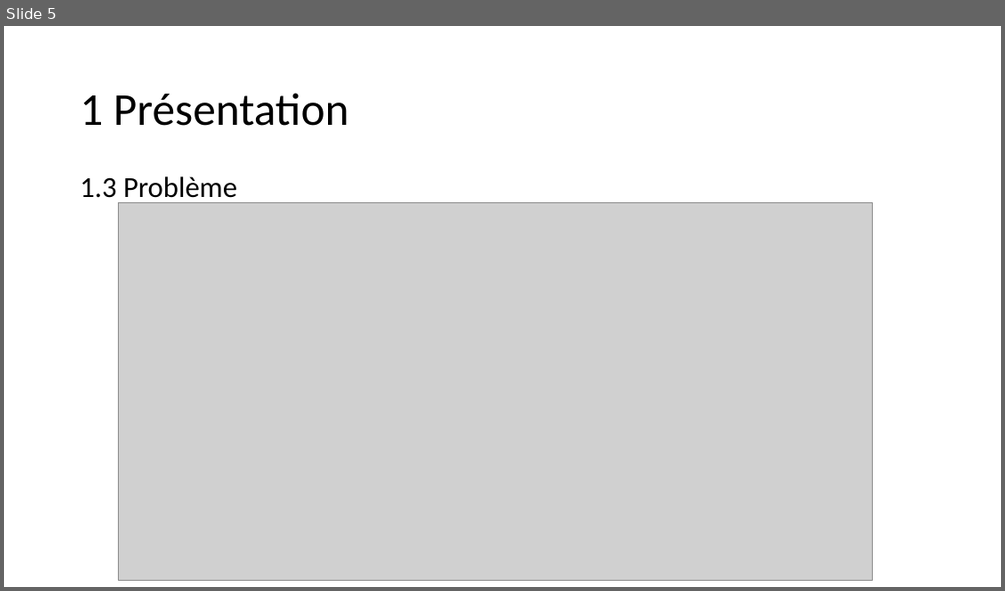
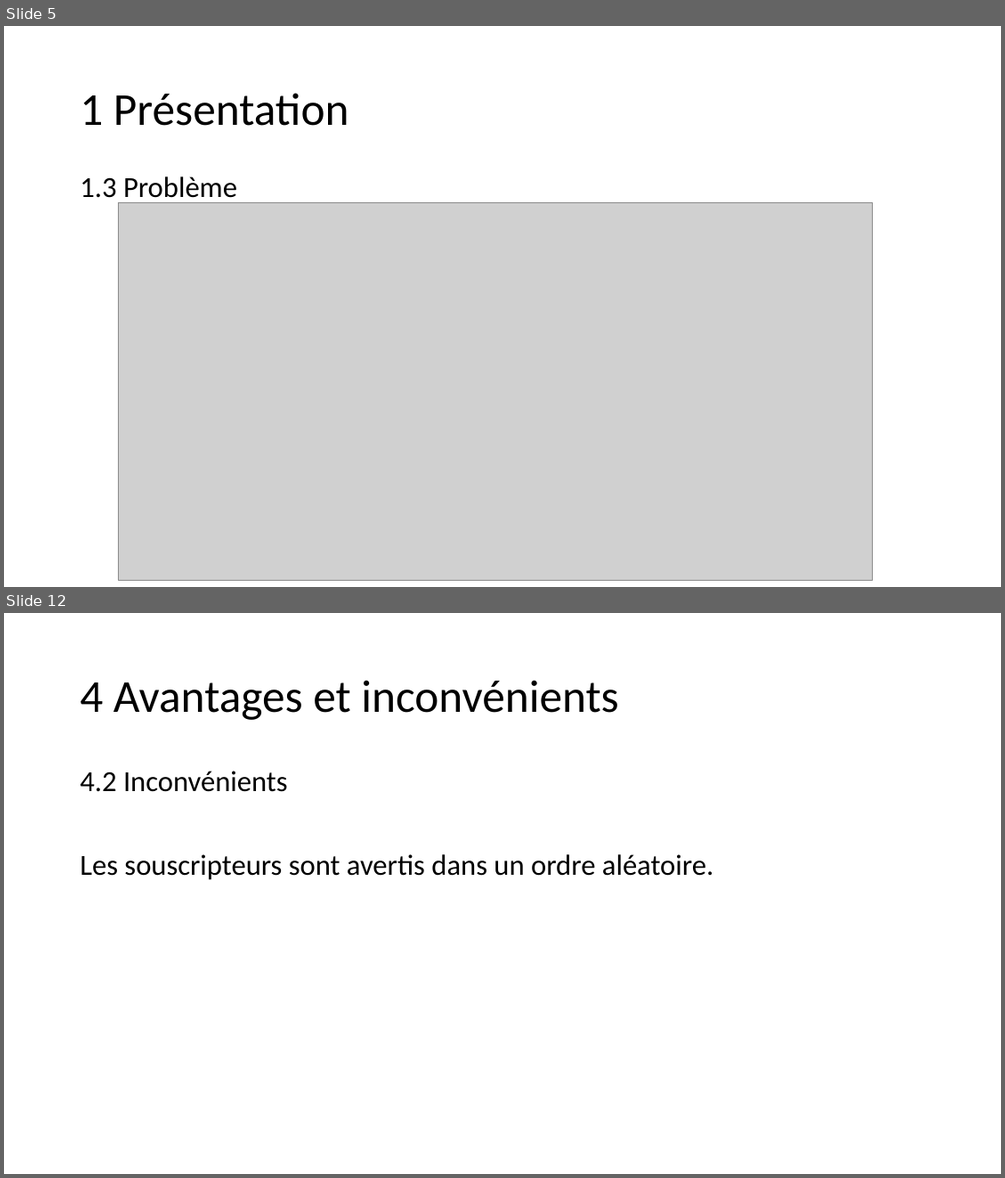
Before and after one commit to D-CRAVO/FORMATION-CDA-2210, a slide deck: 106_DesignPattern/Cours/Observateur/Observateur.pptx. Shown one above the other, each under a label of ours: slide 5 before the commit, slides 5 and 12 after it; the slides between them are not shown. The pictures are 1005x591 and 1005x1178 pixels, drawn with LibreOffice and Linux fonts; fonts in the diff are those of the drawing; grey boxes stand for pictures. Boxes give left, top, right and bottom in pixels: in the first picture for what was removed or moved away, otherwise in the second. Text is boxed around its words. In the diff, an @@ line names an element or a change of style, - is before the commit and + after.

```diff
--- a/106_DesignPattern/Cours/Observateur/Observateur.pptx
+++ b/106_DesignPattern/Cours/Observateur/Observateur.pptx
@@ slide 12 added at [4,613,1001,1174], background #FFFFFF @@
@@ title added at [80,680,618,720], 44 pt, text #000000 @@
+4 Avantages et inconvénients
@@ text added at [80,771,713,880], 28 pt, text #000000 @@
+4.2 Inconvénients
+Les souscripteurs sont avertis dans un ordre aléatoire.
```
Also in this commit, not shown: 5 slides changed, 17 other slides added, 3 slides removed, 32 other files.
